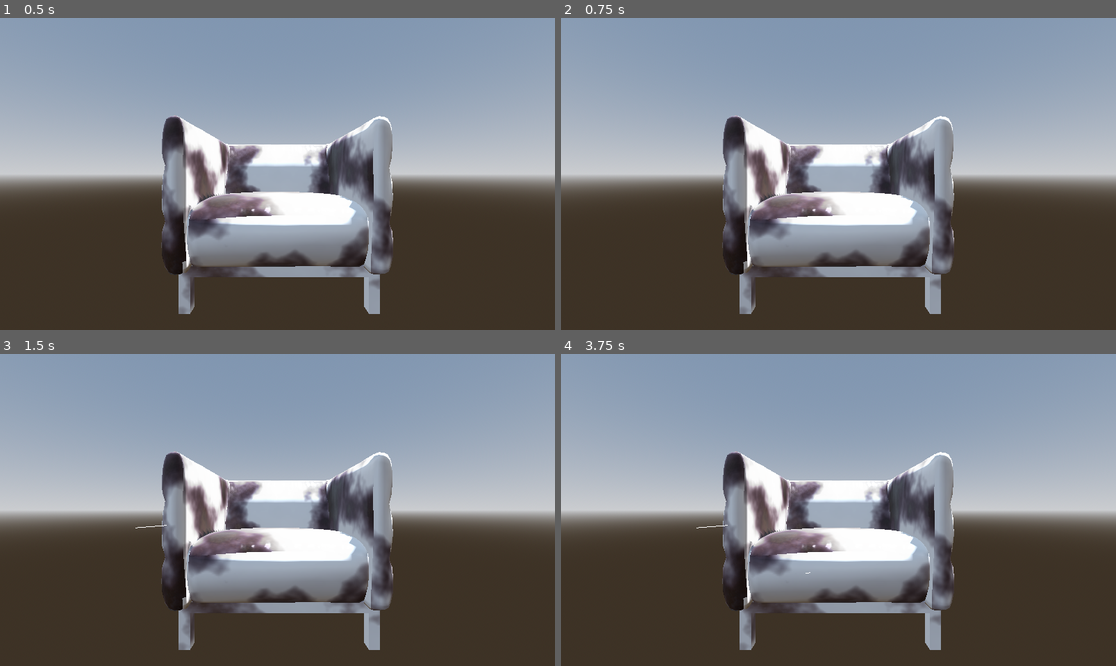
Above: before the commit, frames 1-4 (two rows, left to right).
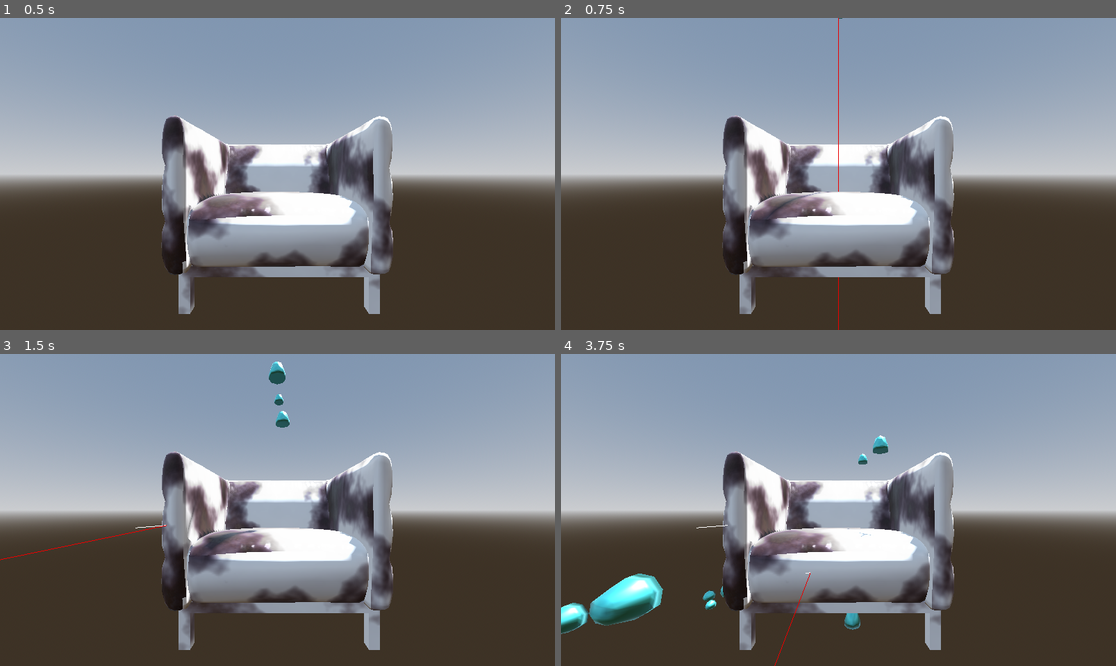
Above: after the commit, the same moments.

Repository: zvodd/godot_experiment_object_dirt
Game: Godot game, scene res://main.tscn
The game is run twice, just before and just after one commit, with the same random seed, the same clock (stepped at 60 frames per second) and the same inputs.
Inputs (mouse positions are in pixels of both pictures, inside the frame that each line leads up to):
- Up to frame 1 (0.5 s): no input
- Up to frame 2 (0.75 s): tap Enter at 0.5 s; move the mouse to (960, 158) at 0.52 s; click (960, 158) at 0.67 s
- Up to frame 3 (1.5 s): tap Space at 1.25 s; move the mouse to (166, 525) at 1.27 s; click (166, 525) at 1.42 s
- Up to frame 4 (3.75 s): tap Enter at 2, 3.5 s; move the mouse to (894, 441) at 2.02 s; click (894, 441) at 2.17 s; tap Space at 2.75 s; move the mouse to (810, 572) at 2.77 s; click (810, 572) at 2.92 s; move the mouse to (1005, 556) at 3.52 s; click (1005, 556) at 3.67 s

Frame 1 is identical in both runs. In frame 2, 0.2% of the frame differs, in the area x 32-51%, y 0-100%; in frame 3, 0.8%; in frame 4, 2.3%, in the area x 0-59%, y 26-100%.

Commit message:
add water particles, align them with god known what

Diff:
--- a/main.gd
+++ b/main.gd
@@ -4,6 +4,8 @@
 
 @onready var pivot: Node3D = %Pivot
 @onready var camera_3d: Camera3D = %Camera3D
+@onready var water_particles: Node3D = %WaterParticles
+@onready var cleanable_object: Marker3D = %CleanableObject
 
 var count = 0
 
@@ -15,6 +17,10 @@
 	match [pivot.mouse_lock, lmb_state]:
 		[false, true]:
 			proc_mouse_raycast()
+			water_particles.visible = true
+		[_, _]:
+			water_particles.visible = false
+
 
 
 func proc_mouse_raycast():
@@ -34,10 +40,25 @@
 		print(intersection, get_world_3d().space.get_id())
 		count += 1
 	if intersection:
-		var position = intersection.get("position")
+		var pos = intersection.get("position")
 		var normal = intersection.get("normal")
-		print(position)
-		debug_line(position, position + normal * 0.2)
+		#print(pos)
+		debug_line(pos, pos + normal * 0.2)
+		water_particles.global_position = pos
+
+		#water_particles.rotation = (pos - normal).normalized()
+
+		var direction_global = (pos + normal).normalized()
+		# 2. Create a Global Basis looking in that direction
+		# Basis.looking_at takes a DIRECTION, not a target position
+		var target_global_basis = Basis.looking_at(direction_global, Vector3.UP)
+		# 3. Convert to Local Space
+		var target_local_basis = target_global_basis
+
+		var parent_global_basis = cleanable_object.global_basis
+		target_local_basis = parent_global_basis.inverse() * target_global_basis
+
+		water_particles.basis = Basis(target_local_basis.get_rotation_quaternion())
 
 
 func debug_line(pos1: Vector3, pos2: Vector3, color = Color.WHITE_SMOKE) -> MeshInstance3D:
--- a/main.tscn
+++ b/main.tscn
@@ -3,6 +3,7 @@
 [ext_resource type="Script" uid="uid://cyenk78g0lmpy" path="res://main.gd" id="1_0xm2m"]
 [ext_resource type="PackedScene" uid="uid://capog6bmi30mp" path="res://object/armchair.tscn" id="2_h2yge"]
 [ext_resource type="Script" uid="uid://df604skibtv6t" path="res://script/orbit_cam.gd" id="3_h2yge"]
+[ext_resource type="PackedScene" uid="uid://da5ru5qcmjuug" path="res://object/particle.tscn" id="4_1bvp3"]
 
 [sub_resource type="ProceduralSkyMaterial" id="ProceduralSkyMaterial_0xm2m"]
 sky_horizon_color = Color(0.66224277, 0.6717428, 0.6867428, 1)
@@ -27,6 +28,7 @@
 environment = SubResource("Environment_1bvp3")
 
 [node name="CleanableObject" type="Marker3D" parent="." unique_id=286317715]
+unique_name_in_owner = true
 transform = Transform3D(1, 0, 0, 0, -4.371139e-08, 1, 0, -1, -4.371139e-08, 0, -1, 0)
 
 [node name="Armchair" parent="CleanableObject" unique_id=31826517 instance=ExtResource("2_h2yge")]
@@ -39,3 +41,7 @@
 [node name="Camera3D" type="Camera3D" parent="Pivot" unique_id=1915024707]
 unique_name_in_owner = true
 transform = Transform3D(1, 0, 0, 0, 1, 0, 0, 0, 1, 0, 0, 2.1106546)
+
+[node name="WaterParticles" parent="." unique_id=1817565855 instance=ExtResource("4_1bvp3")]
+unique_name_in_owner = true
+visible = false
--- /dev/null
+++ b/object/particle.tscn
@@ -0,0 +1,72 @@
+[gd_scene format=3 uid="uid://da5ru5qcmjuug"]
+
+[sub_resource type="ParticleProcessMaterial" id="ParticleProcessMaterial_o6qee"]
+direction = Vector3(0, -1, 0)
+spread = 3.367
+initial_velocity_min = 8.26
+initial_velocity_max = 8.26
+scale_min = 0.0
+scale_over_velocity_min = 0.099999994
+scale_over_velocity_max = 1.0
+turbulence_noise_strength = 0.2
+turbulence_noise_scale = 0.1
+collision_mode = 1
+collision_friction = 0.0
+collision_bounce = 0.34
+
+[sub_resource type="StandardMaterial3D" id="StandardMaterial3D_qiyto"]
+diffuse_mode = 2
+disable_fog = true
+albedo_color = Color(0.45105457, 0.9992576, 0.9999997, 1)
+metallic = 1.0
+metallic_specular = 1.0
+roughness = 0.4
+clearcoat_enabled = true
+clearcoat_roughness = 0.0
+
+[sub_resource type="SphereMesh" id="SphereMesh_6wiy6"]
+material = SubResource("StandardMaterial3D_qiyto")
+radius = 0.1
+height = 0.2
+radial_segments = 8
+rings = 4
+is_hemisphere = true
+
+[sub_resource type="GDScript" id="GDScript_o6qee"]
+resource_name = "debugview"
+script/source = "extends Marker3D
+
+func _ready() -> void:
+	var mesh_instance := MeshInstance3D.new()
+	var immediate_mesh := ImmediateMesh.new()
+	var material := ORMMaterial3D.new()
+
+	mesh_instance.mesh = immediate_mesh
+
+	immediate_mesh.surface_begin(Mesh.PRIMITIVE_LINES, material)
+	immediate_mesh.surface_add_vertex(Vector3(0,0,0))
+	immediate_mesh.surface_add_vertex(Vector3(0,-5,0))
+	immediate_mesh.surface_end()
+
+	material.shading_mode = BaseMaterial3D.SHADING_MODE_UNSHADED
+	material.albedo_color = Color(0.835, 0.002, 0.001, 1.0)
+
+	add_child(mesh_instance)
+"
+
+[node name="WaterParticles" type="Node3D" unique_id=1817565855]
+
+[node name="GPUParticlesCollisionBox3D" type="GPUParticlesCollisionBox3D" parent="." unique_id=1633128523]
+transform = Transform3D(1, 0, 0, 0, 1, 0, 0, 0, 1, 0, -0.96397924, 0)
+size = Vector3(0.8, 1.9344727, 0.8)
+
+[node name="GPUParticles3D" type="GPUParticles3D" parent="." unique_id=1818873500]
+transform = Transform3D(1, 0, 0, 0, 1, 0, 0, 0, 1, 0, 2.2219274, 0)
+amount = 18
+lifetime = 0.48
+randomness = 0.11
+process_material = SubResource("ParticleProcessMaterial_o6qee")
+draw_pass_1 = SubResource("SphereMesh_6wiy6")
+
+[node name="Marker3D" type="Marker3D" parent="GPUParticles3D" unique_id=911380512]
+script = SubResource("GDScript_o6qee")
